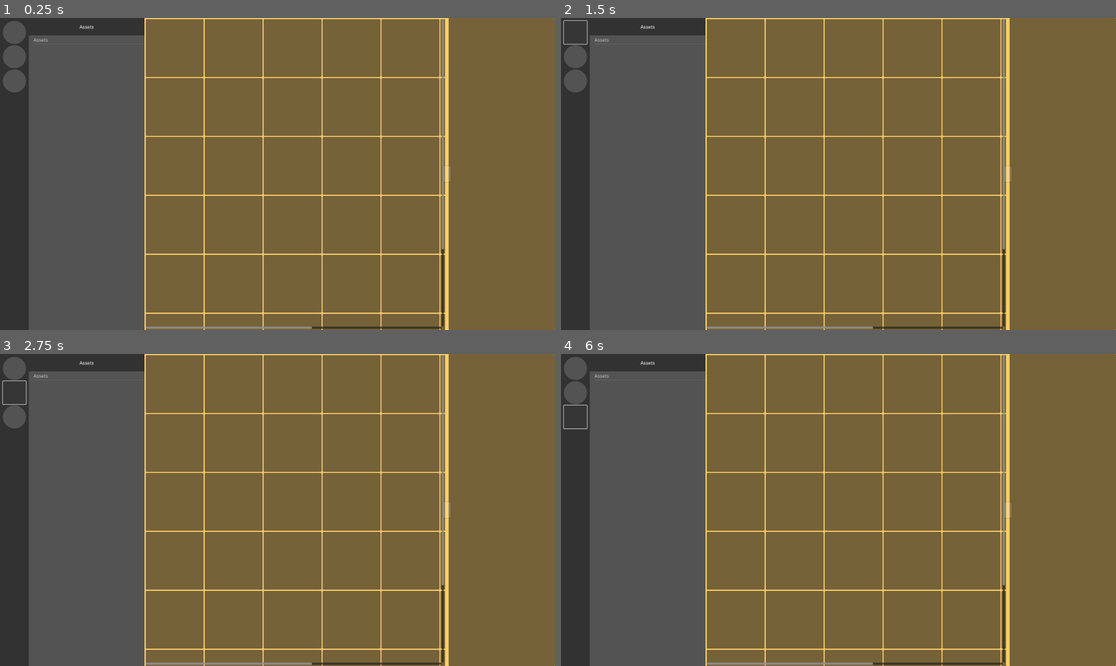
Above: before the commit, frames 1-4 (two rows, left to right).
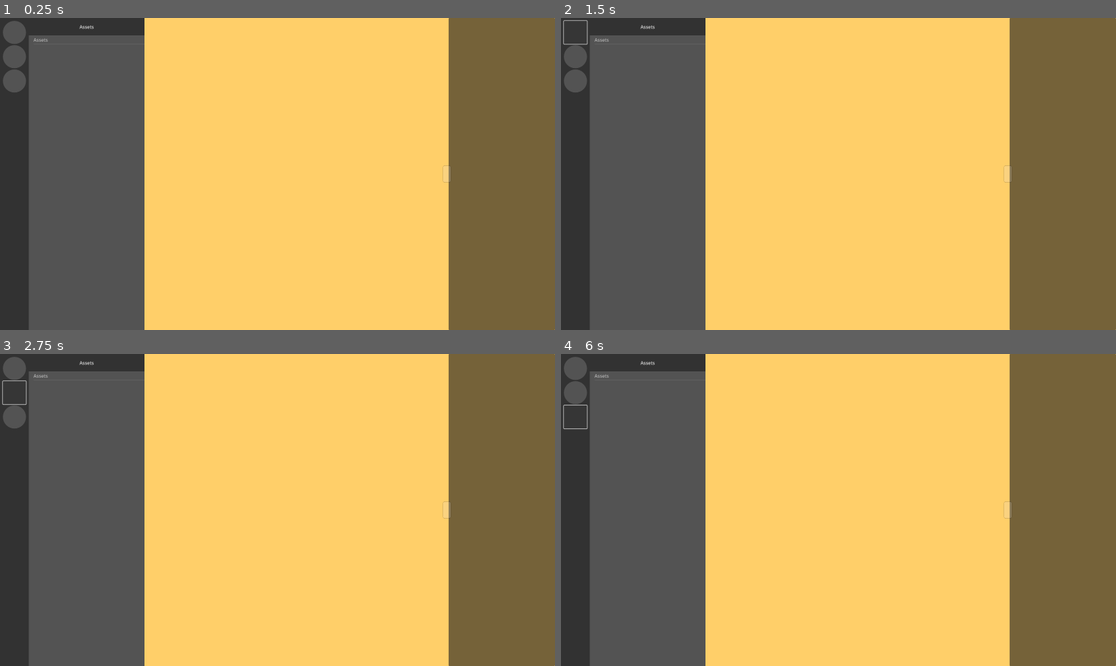
Above: after the commit, the same moments.

Repository: hunsri/3DAM
Game: Godot game, scene res://MainUI.tscn
The game is run twice, just before and just after one commit, with the same random seed, the same clock (stepped at 60 frames per second) and the same inputs.
Inputs (mouse positions are in pixels of both pictures, inside the frame that each line leads up to):
- Up to frame 1 (0.25 s): no input
- Up to frame 2 (1.5 s): click "Assets" at 0.5 s; click (577, 33) at 1.25 s
- Up to frame 3 (2.75 s): click (16, 391) at 2 s
- Up to frame 4 (6 s): click (577, 416) at 2.75 s; click "Assets" at 3.5 s; click (577, 369) at 4.25 s; click (577, 391) at 5 s; click (577, 416) at 5.75 s

The runs differ from the first frame. In frame 1, 52% of the frame differs, in the area x 26-81%, y 0-100%; in frame 2, 52%; in frame 3, 52%; in frame 4, 52%.

Commit message:
prepares the explorer

Diff:
--- a/MainUI.tscn
+++ b/MainUI.tscn
@@ -1,7 +1,6 @@
-[gd_scene load_steps=6 format=3 uid="uid://d2no27480sc8"]
+[gd_scene load_steps=5 format=3 uid="uid://d2no27480sc8"]
 
 [ext_resource type="PackedScene" uid="uid://kfomt2xswri8" path="res://scenes/LocationSelector.tscn" id="1_guh61"]
-[ext_resource type="Theme" uid="uid://koi0noce4p5b" path="res://themes/GUI_Base_Theme.tres" id="1_vfs0v"]
 [ext_resource type="PackedScene" uid="uid://16s375yxtc82" path="res://scenes/DirectorySelector.tscn" id="2_skpw3"]
 [ext_resource type="PackedScene" uid="uid://xa2j6v56168e" path="res://scenes/AssetView2D.tscn" id="3_j4ict"]
 
@@ -29,47 +28,20 @@
 
 [node name="AssetExplorer2d" parent="Background" instance=ExtResource("3_j4ict")]
 layout_mode = 1
-anchors_preset = 15
-grow_horizontal = 2
+
+[node name="AssetExplorerHandler" parent="Background/AssetExplorer2d" index="0" node_paths=PackedStringArray("dh")]
+dh = NodePath("../../DirectorySelector/DirectoryHandler")
 
 [node name="DirectorySelector" parent="Background" instance=ExtResource("2_skpw3")]
 layout_mode = 1
-anchors_preset = 9
 offset_right = 0.0
 grow_horizontal = 1
+
+[node name="DirectoryHandler" parent="Background/DirectorySelector" index="0" node_paths=PackedStringArray("explorer_handler")]
+explorer_handler = NodePath("../../AssetExplorer2d/AssetExplorerHandler")
 
 [node name="LocationSelector" parent="Background" instance=ExtResource("1_guh61")]
 layout_mode = 1
 
-[node name="LeftSidePanel" type="Panel" parent="."]
-visible = false
-custom_minimum_size = Vector2(40, 0)
-layout_mode = 1
-anchors_preset = 9
-anchor_bottom = 1.0
-grow_vertical = 2
-theme = ExtResource("1_vfs0v")
-
-[node name="VBoxContainer" type="VBoxContainer" parent="LeftSidePanel"]
-layout_mode = 1
-anchors_preset = -1
-anchor_right = 0.021000002
-anchor_bottom = 1.0
-offset_right = 40.0
-offset_bottom = -908.0
-
-[node name="Panel" type="Panel" parent="LeftSidePanel/VBoxContainer"]
-custom_minimum_size = Vector2(40, 40)
-layout_mode = 2
-
-[node name="Panel2" type="Panel" parent="LeftSidePanel/VBoxContainer"]
-custom_minimum_size = Vector2(40, 40)
-layout_mode = 2
-
-[node name="Panel3" type="Panel" parent="LeftSidePanel/VBoxContainer"]
-custom_minimum_size = Vector2(40, 40)
-layout_mode = 2
-
-[node name="Panel4" type="Panel" parent="LeftSidePanel/VBoxContainer"]
-custom_minimum_size = Vector2(40, 40)
-layout_mode = 2
+[editable path="Background/AssetExplorer2d"]
+[editable path="Background/DirectorySelector"]
--- /dev/null
+++ b/scenes/AssetTile.tscn
@@ -0,0 +1,24 @@
+[gd_scene load_steps=2 format=3 uid="uid://dbn3bs55ug33l"]
+
+[ext_resource type="Script" uid="uid://drsci52sccyih" path="res://scripts/AssetTile2D.gd" id="1_r1mgh"]
+
+[node name="AssetTile" type="Panel" node_paths=PackedStringArray("asset_name_label")]
+custom_minimum_size = Vector2(200, 200)
+script = ExtResource("1_r1mgh")
+asset_name_label = NodePath("AssetNameLabel")
+
+[node name="AssetNameLabel" type="Label" parent="."]
+layout_mode = 1
+anchors_preset = 7
+anchor_left = 0.5
+anchor_top = 1.0
+anchor_right = 0.5
+anchor_bottom = 1.0
+offset_left = -99.0
+offset_top = -23.0
+offset_right = 99.0
+grow_horizontal = 2
+grow_vertical = 0
+horizontal_alignment = 1
+clip_text = true
+text_overrun_behavior = 3
--- a/scenes/AssetView2D.tscn
+++ b/scenes/AssetView2D.tscn
@@ -1,14 +1,22 @@
-[gd_scene load_steps=2 format=3 uid="uid://xa2j6v56168e"]
-
+[gd_scene load_steps=4 format=3 uid="uid://xa2j6v56168e"]
+
+[ext_resource type="Script" uid="uid://cgj5l2rao6e22" path="res://scripts/AssetExplorerHandler.gd" id="1_g2rem"]
 [ext_resource type="PackedScene" uid="uid://cd5a0p23y433v" path="res://scenes/AssetInfoSidebar.tscn" id="1_txao4"]
+[ext_resource type="PackedScene" uid="uid://dg77jbtit2go" path="res://scenes/AssetView2DLine.tscn" id="2_ay0e2"]
 
 [node name="AssetExplorer2d" type="Control"]
 layout_mode = 3
+anchors_preset = 15
 anchor_right = 1.0
 anchor_bottom = 1.0
+grow_horizontal = 2
 grow_vertical = 2
 size_flags_horizontal = 0
 metadata/_edit_use_anchors_ = true
+
+[node name="AssetExplorerHandler" type="Node" parent="."]
+script = ExtResource("1_g2rem")
+metadata/_custom_type_script = "uid://cgj5l2rao6e22"
 
 [node name="HSplitContainer" type="HSplitContainer" parent="."]
 layout_mode = 1
@@ -26,48 +34,15 @@
 draw_focus_border = true
 
 [node name="VBoxContainer" type="VBoxContainer" parent="HSplitContainer/ScrollContainer"]
-layout_mode = 2
-
-[node name="HBoxContainer" type="HBoxContainer" parent="HSplitContainer/ScrollContainer/VBoxContainer"]
-layout_mode = 2
-
-[node name="Panel" type="Panel" parent="HSplitContainer/ScrollContainer/VBoxContainer/HBoxContainer"]
-custom_minimum_size = Vector2(200, 200)
-layout_mode = 2
-
-[node name="Panel2" type="Panel" parent="HSplitContainer/ScrollContainer/VBoxContainer/HBoxContainer"]
-custom_minimum_size = Vector2(200, 200)
-layout_mode = 2
-
-[node name="Panel3" type="Panel" parent="HSplitContainer/ScrollContainer/VBoxContainer/HBoxContainer"]
-custom_minimum_size = Vector2(200, 200)
-layout_mode = 2
-
-[node name="Panel4" type="Panel" parent="HSplitContainer/ScrollContainer/VBoxContainer/HBoxContainer"]
-custom_minimum_size = Vector2(200, 200)
-layout_mode = 2
-
-[node name="Panel5" type="Panel" parent="HSplitContainer/ScrollContainer/VBoxContainer/HBoxContainer"]
-custom_minimum_size = Vector2(200, 200)
-layout_mode = 2
-
-[node name="Panel6" type="Panel" parent="HSplitContainer/ScrollContainer/VBoxContainer/HBoxContainer"]
-custom_minimum_size = Vector2(200, 200)
-layout_mode = 2
-
-[node name="Panel7" type="Panel" parent="HSplitContainer/ScrollContainer/VBoxContainer/HBoxContainer"]
-custom_minimum_size = Vector2(200, 200)
-layout_mode = 2
-
-[node name="Panel8" type="Panel" parent="HSplitContainer/ScrollContainer/VBoxContainer/HBoxContainer"]
-custom_minimum_size = Vector2(200, 200)
-layout_mode = 2
-
-[node name="Panel9" type="Panel" parent="HSplitContainer/ScrollContainer/VBoxContainer/HBoxContainer"]
-custom_minimum_size = Vector2(200, 200)
+unique_name_in_owner = true
+layout_mode = 2
+
+[node name="HBoxContainer" parent="HSplitContainer/ScrollContainer/VBoxContainer" instance=ExtResource("2_ay0e2")]
+visible = false
 layout_mode = 2
 
 [node name="HBoxContainer2" type="HBoxContainer" parent="HSplitContainer/ScrollContainer/VBoxContainer"]
+visible = false
 layout_mode = 2
 
 [node name="Panel" type="Panel" parent="HSplitContainer/ScrollContainer/VBoxContainer/HBoxContainer2"]
@@ -107,6 +82,7 @@
 layout_mode = 2
 
 [node name="HBoxContainer3" type="HBoxContainer" parent="HSplitContainer/ScrollContainer/VBoxContainer"]
+visible = false
 layout_mode = 2
 
 [node name="Panel" type="Panel" parent="HSplitContainer/ScrollContainer/VBoxContainer/HBoxContainer3"]
@@ -146,6 +122,7 @@
 layout_mode = 2
 
 [node name="HBoxContainer4" type="HBoxContainer" parent="HSplitContainer/ScrollContainer/VBoxContainer"]
+visible = false
 layout_mode = 2
 
 [node name="Panel" type="Panel" parent="HSplitContainer/ScrollContainer/VBoxContainer/HBoxContainer4"]
@@ -185,6 +162,7 @@
 layout_mode = 2
 
 [node name="HBoxContainer5" type="HBoxContainer" parent="HSplitContainer/ScrollContainer/VBoxContainer"]
+visible = false
 layout_mode = 2
 
 [node name="Panel" type="Panel" parent="HSplitContainer/ScrollContainer/VBoxContainer/HBoxContainer5"]
@@ -224,6 +202,7 @@
 layout_mode = 2
 
 [node name="HBoxContainer6" type="HBoxContainer" parent="HSplitContainer/ScrollContainer/VBoxContainer"]
+visible = false
 layout_mode = 2
 
 [node name="Panel" type="Panel" parent="HSplitContainer/ScrollContainer/VBoxContainer/HBoxContainer6"]
@@ -263,6 +242,7 @@
 layout_mode = 2
 
 [node name="HBoxContainer7" type="HBoxContainer" parent="HSplitContainer/ScrollContainer/VBoxContainer"]
+visible = false
 layout_mode = 2
 
 [node name="Panel" type="Panel" parent="HSplitContainer/ScrollContainer/VBoxContainer/HBoxContainer7"]
--- /dev/null
+++ b/scenes/AssetView2DLine.tscn
@@ -0,0 +1,6 @@
+[gd_scene load_steps=2 format=3 uid="uid://dg77jbtit2go"]
+
+[ext_resource type="Script" uid="uid://cf0vko6moj5j1" path="res://scripts/AssetView2DLine.gd" id="1_cih8u"]
+
+[node name="AssetView2DLine" type="HBoxContainer"]
+script = ExtResource("1_cih8u")
--- a/scenes/DirectorySelector.tscn
+++ b/scenes/DirectorySelector.tscn
@@ -65,7 +65,8 @@
 text_overrun_behavior = 3
 clip_text = true
 
-[node name="Tree" type="Tree" parent="DirectorySidePanel"]
+[node name="DirectoryTree" type="Tree" parent="DirectorySidePanel"]
+unique_name_in_owner = true
 layout_mode = 1
 anchors_preset = -1
 anchor_bottom = 1.0
@@ -79,3 +80,4 @@
 metadata/_edit_use_anchors_ = true
 
 [connection signal="pressed" from="DirectorySidePanel/DirLocationHeader/DirectoryName" to="DirectoryHandler" method="_on_directory_name_pressed"]
+[connection signal="item_selected" from="DirectorySidePanel/DirectoryTree" to="DirectoryHandler" method="_on_tree_item_selected"]
--- a/scenes/control.tscn
+++ /dev/null
@@ -1,29 +0,0 @@
-[gd_scene format=3 uid="uid://dqb3paibba74l"]
-
-[node name="Control" type="Control"]
-layout_mode = 3
-anchors_preset = 15
-anchor_right = 1.0
-anchor_bottom = 1.0
-grow_horizontal = 2
-grow_vertical = 2
-
-[node name="FoldableContainer" type="FoldableContainer" parent="."]
-visible = false
-layout_direction = 2
-layout_mode = 1
-anchors_preset = 9
-anchor_bottom = 1.0
-offset_left = 2.8060587e-05
-offset_top = 641.9514
-offset_right = 639.7985
-offset_bottom = 641.9514
-grow_vertical = 2
-rotation = -1.5707964
-title = "Foldable"
-
-[node name="Tree" type="Tree" parent="."]
-layout_mode = 0
-offset_right = 321.0
-offset_bottom = 227.0
-columns = 2
--- /dev/null
+++ b/scripts/AssetExplorerHandler.gd
@@ -0,0 +1,46 @@
+class_name AssetExplorerHandler extends Node
+
+@onready var v_box_container: VBoxContainer = %VBoxContainer
+
+const ASSET_VIEW_2D_LINE = preload("uid://dg77jbtit2go")
+
+@export var dh: DirectoryHandler
+
+var asset_infos: Array[AssetInfo] = []
+
+func _ready() -> void:
+	reload_explorer()
+
+func reload_explorer() -> void:
+	remove_all_tiles()
+	asset_infos = []
+	asset_infos = fetch_assets_in_directory(dh.get_currently_open_directory())
+	populate(asset_infos)
+
+func fetch_assets_in_directory(directory: String) -> Array[AssetInfo]:
+	var ret: Array[AssetInfo] = []
+
+	var dir_access = DirAccess.open(directory)
+
+	if dir_access == null:
+		return []
+
+	dir_access.list_dir_begin()
+	var asset_file_name = dir_access.get_next()
+	while asset_file_name != "":
+		ret.append(AssetInfo.new(asset_file_name))
+		asset_file_name = dir_access.get_next()
+
+	return ret
+
+func populate(assets: Array[AssetInfo]):
+	add_tile_line(assets)
+
+func add_tile_line(assets: Array[AssetInfo]) -> void:
+	var tile_line:Asset_View_2D_Line = ASSET_VIEW_2D_LINE.instantiate()
+	tile_line.populate(assets)
+	v_box_container.add_child(tile_line)
+
+func remove_all_tiles():
+	for child in v_box_container.get_children():
+		child.queue_free()
--- /dev/null
+++ b/scripts/AssetInfo.gd
@@ -0,0 +1,6 @@
+class_name AssetInfo extends Node
+
+var asset_name:String = ""
+
+func _init(asset_file_name:String):
+	self.asset_name = asset_file_name
--- /dev/null
+++ b/scripts/AssetTile2D.gd
@@ -0,0 +1,6 @@
+class_name AssetTile2D extends Panel
+
+@export var asset_name_label: Label
+
+func set_asset_label(asset_name: String):
+	asset_name_label.text = asset_name
--- /dev/null
+++ b/scripts/AssetView2DLine.gd
@@ -0,0 +1,12 @@
+class_name Asset_View_2D_Line extends HBoxContainer
+
+const ASSET_TILE = preload("uid://dbn3bs55ug33l")
+
+func populate(assets: Array[AssetInfo]) -> void:
+	for i in range(assets.size()):
+		add_tile(assets[i].asset_name)
+
+func add_tile(asset_name: String) -> void:
+	var tile:AssetTile2D = ASSET_TILE.instantiate()
+	add_child(tile)
+	tile.set_asset_label(asset_name)
--- a/scripts/DirectoryHandler.gd
+++ b/scripts/DirectoryHandler.gd
@@ -3,11 +3,19 @@
 @export var default_root_dir:String = "user://"
 @export var default_library_name:String = "Assets"
 var default_asset_path:String = default_root_dir + default_library_name
+@export var explorer_handler: AssetExplorerHandler
 
 @onready var directory_name: Button = %DirectoryName
+@onready var directory_tree: Tree = %DirectoryTree
+
+var _currently_open_directory = default_asset_path
 
 func _ready() -> void:
 	directory_name.text = default_library_name
+
+	if not is_instance_valid(explorer_handler):
+		print(explorer_handler)
+		push_error("No AssetExplorerHandler connected! Please connect one.")
 
 func _open_dir_in_explorer() -> void:
 	var abs_path: String = ProjectSettings.globalize_path(default_asset_path)
@@ -16,3 +24,18 @@
 
 func _on_directory_name_pressed() -> void:
 	_open_dir_in_explorer()
+
+func get_currently_open_directory() -> String:
+	return ProjectSettings.globalize_path(_currently_open_directory)
+
+func _on_tree_item_selected() -> void:
+	var sub_path = directory_tree.get_selected().get_text(0)
+
+	var parent = directory_tree.get_selected().get_parent()
+
+	while parent != null:
+		sub_path = parent.get_text(0) + "/" + sub_path
+		parent = parent.get_parent()
+
+	_currently_open_directory = default_root_dir + sub_path
+	explorer_handler.reload_explorer()
--- a/scripts/directory_explorer.gd
+++ b/scripts/directory_explorer.gd
@@ -5,6 +5,8 @@
 var _show_only_directories: bool = true
 
 func _ready() -> void:
+	self.connect("item_selected", Callable(self, "_on_item_selected"))
+
 	_dir = DirAccess.open(dh.default_asset_path)
 	draw_tree()
 
Not shown, added: scripts/AssetExplorerHandler.gd.uid
Not shown, added: scripts/AssetInfo.gd.uid
Not shown, added: scripts/AssetTile2D.gd.uid
Not shown, added: scripts/AssetView2DLine.gd.uid
